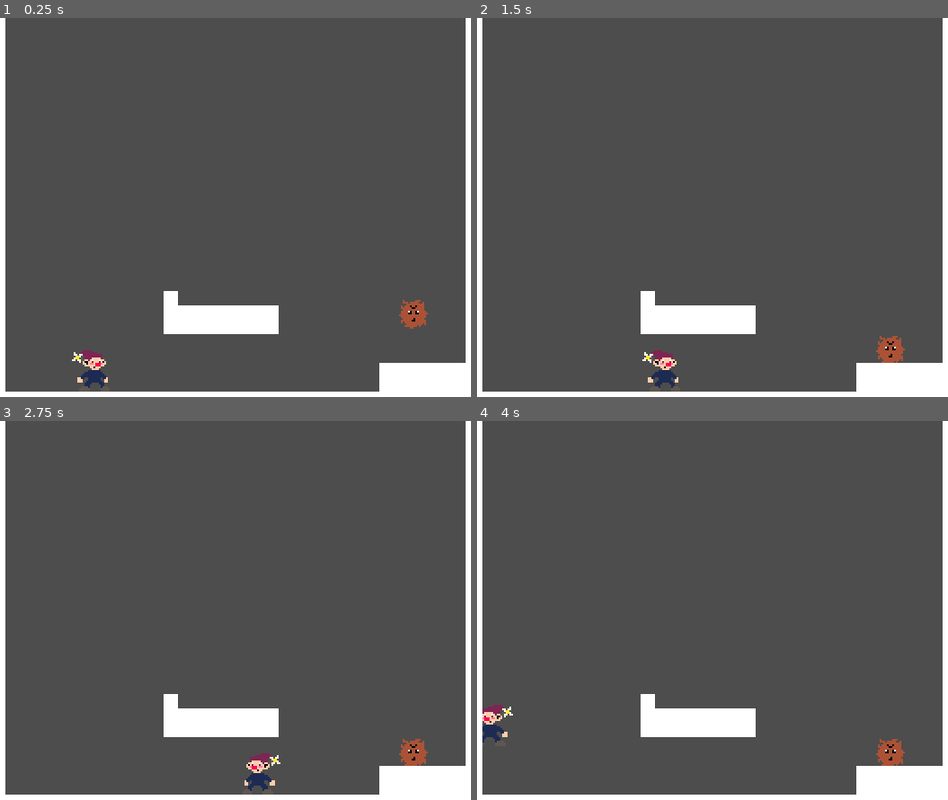
Above: before the commit, frames 1-4 (two rows, left to right).
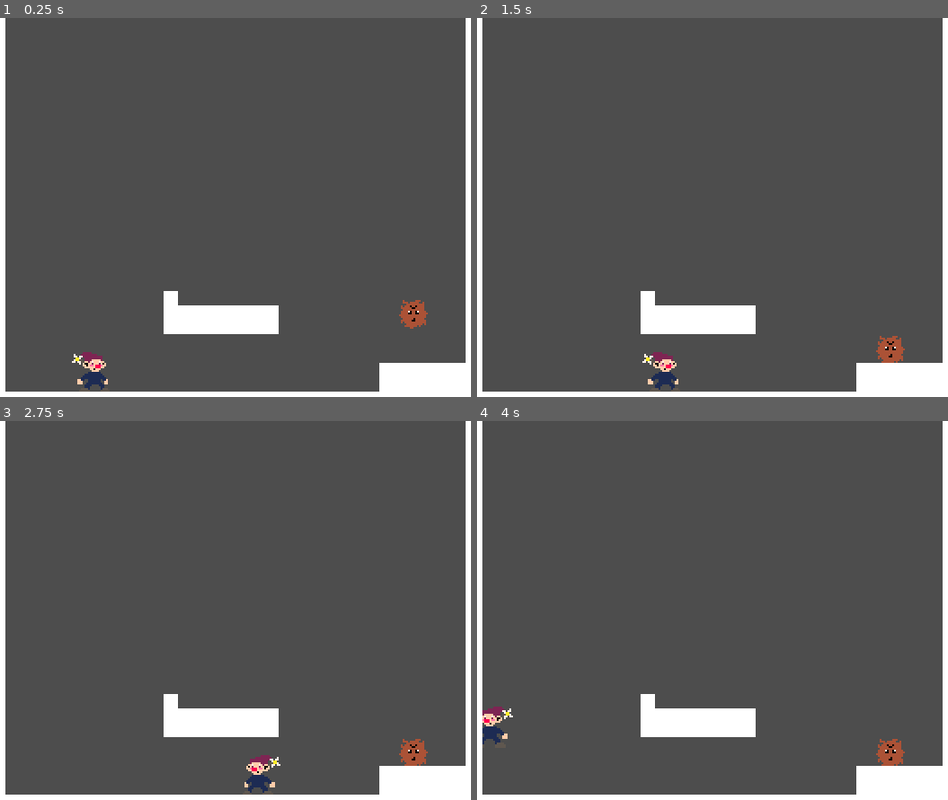
Above: after the commit, the same moments.

Repository: Paar86/Save_The_Gummies
Game: Godot game, scene res://Src/Levels/TestLevel.tscn
Same seed, same stepped clock (60 frames per second), same inputs: the game is played once before the commit and once after it.
Inputs:
- Up to frame 1 (0.25 s): no input
- Up to frame 2 (1.5 s): hold Ctrl (action) 0.53-1.28 s; hold Right (move_right) from 0.53 s (still down); tap Space (jump) at 0.77 s; tap Ctrl (action) at 1.35 s
- Up to frame 3 (2.75 s): tap Space (jump) at 1.52 s; release Right (move_right) at 2.03 s; hold Left (move_left) from 2.03 s (still down); hold Ctrl (action) from 2.03 s (still down)
- Up to frame 4 (4 s): keep holding Left (move_left); release Ctrl (action) at 2.78 s; tap Ctrl (action) at 2.85 s; tap Space (jump) at 3.02, 3.77 s; hold Ctrl (action) from 3.53 s (still down)

The runs differ from the first frame. In frame 1, 0.2% of the frame differs, in the area x 15-23%, y 87-99%; in frame 2, 0.2%; in frame 3, 0.2%; in frame 4, 0.2%.

Commit message:
Added quick up throwing. Enabled pixel snapping.

Diff:
--- a/Src/Entities/Player/Player.tscn
+++ b/Src/Entities/Player/Player.tscn
@@ -35,7 +35,7 @@
 update_scale = false
 
 [node name="CollisionShape2D" type="CollisionShape2D" parent="."]
-position = Vector2(0, -11)
+position = Vector2(0, -12)
 shape = SubResource("RectangleShape2D_7nepf")
 
 [node name="StateMachine" type="Node" parent="." node_paths=PackedStringArray("initial_state")]
--- a/Src/Entities/Player/States/Carry.gd
+++ b/Src/Entities/Player/States/Carry.gd
@@ -8,11 +8,14 @@
 
 var can_throw: = false
 var is_aiming: = false
-
+var is_fast_aiming_up: = false
 
 func physics_process(delta: float) -> void:
 	if not is_aiming:
 		move_state.physics_process(delta)
+
+	var direction_vertical: = Input.get_axis("move_up", "move_down")
+	is_fast_aiming_up = true if direction_vertical < 0 else false
 
 
 func on_enter(params: StateParams) -> void:
@@ -30,7 +33,13 @@
 		to_aim_timer.start()
 
 	if event.is_action_released("action") and can_throw:
-		release_pickup(move_state.character.aim_direction * THROW_STRENGTH)
+		var impulse = move_state.character.aim_direction * THROW_STRENGTH
+
+		# If player holds "up" key and quickly presses "action" button
+		if not is_aiming and is_fast_aiming_up:
+			impulse = get_fast_vertical_impulse()
+
+		release_pickup(impulse)
 		state_machine.transition_to("Idle")
 		return
 
@@ -53,6 +62,12 @@
 	is_aiming = false
 
 
+func get_fast_vertical_impulse() -> Vector2:
+	var rotated_up_vector = Vector2.UP.rotated(deg_to_rad(5.0) * move_state.face_direction)
+	var angle_rad = Vector2.RIGHT.angle_to(rotated_up_vector)
+	return Vector2.RIGHT.rotated(angle_rad).normalized() * THROW_STRENGTH
+
+
 func on_to_aim_timer_timeout() -> void:
 	Events.player_aiming_requested.emit()
 	is_aiming = true
--- a/Src/Entities/ThrowArrow/ThrowArrowPivot.gd
+++ b/Src/Entities/ThrowArrow/ThrowArrowPivot.gd
@@ -5,7 +5,7 @@
 const MIN_ANGLE: = deg_to_rad(-180.0)
 const MAX_ANGLE: = deg_to_rad(0.0)
 const ROTATION_SPEED: = 3.0
-const DEFAULT_ROTATION: = deg_to_rad(45.0)
+const DEFAULT_ROTATION: = deg_to_rad(65.0)
 
 @onready var throw_arrow_sprite: Sprite2D = $ThrowArrowSprite
 var face_direction: = 1.0
--- a/project.godot
+++ b/project.godot
@@ -70,3 +70,5 @@
 [rendering]
 
 textures/canvas_textures/default_texture_filter=0
+2d/snap/snap_2d_transforms_to_pixel=true
+2d/snap/snap_2d_vertices_to_pixel=true
